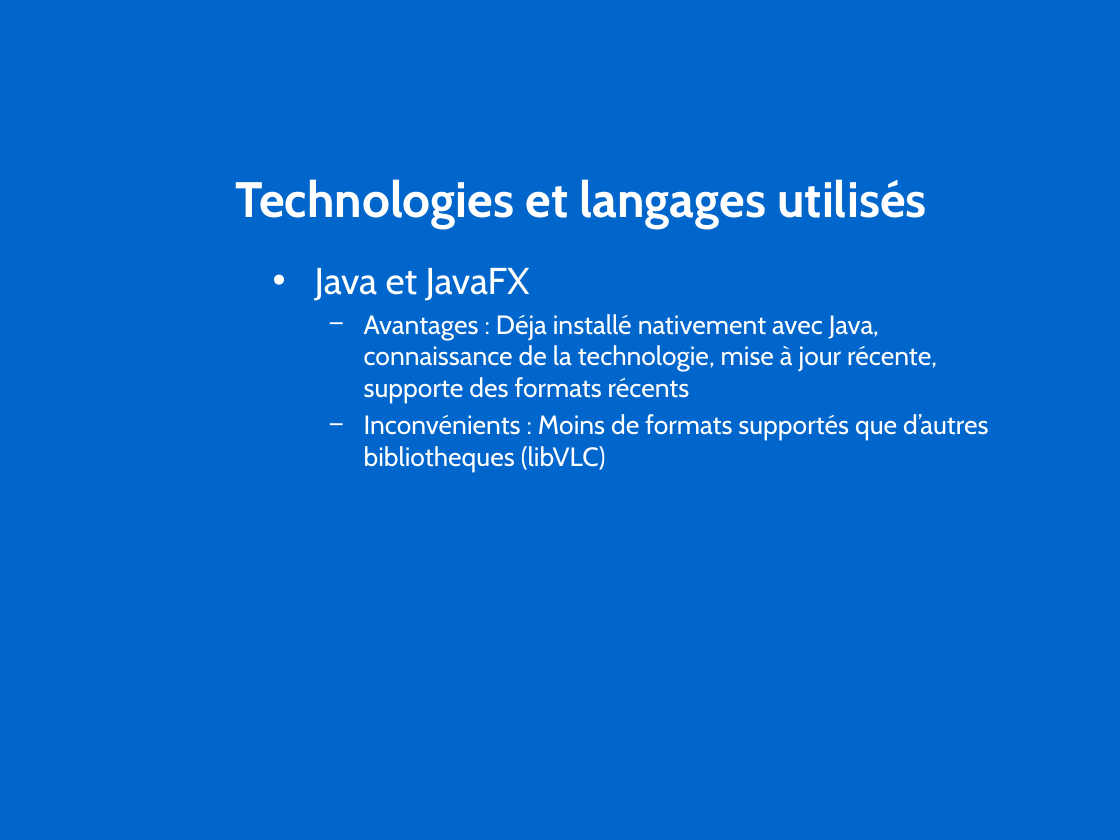
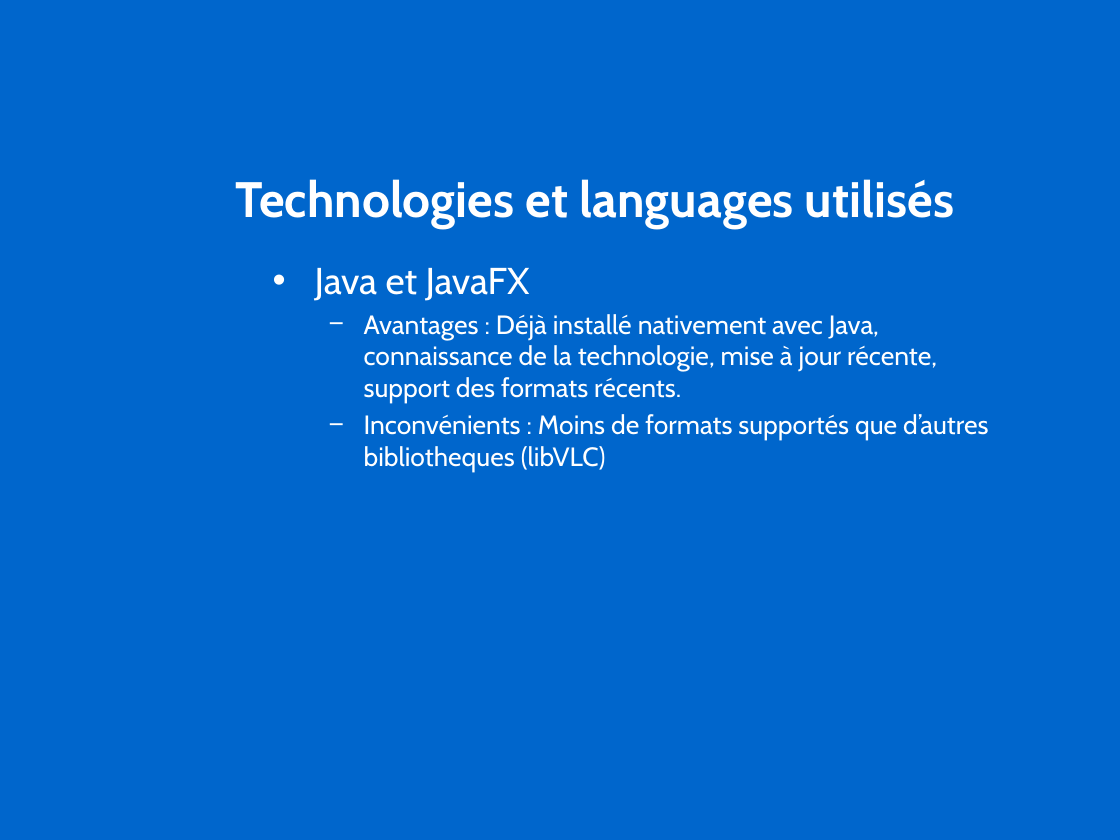
Before and after one commit to antoineNourZaf/PRO--OMP, a slide deck: slide 4 of Projet OMP.pptx. Drawn at 1120x840 pixels with LibreOffice and Linux fonts; fonts in the diff are those of the drawing; background and template pictures are left out. Boxes give left, top, right and bottom in pixels: in the first picture for what was removed or moved away, otherwise in the second. Text is boxed around its words. In the diff, an @@ line names an element or a change of style, - is before the commit and + after.

```diff
--- a/Projet OMP.pptx
+++ b/Projet OMP.pptx
@@ title at box(235, 179, 954, 228): text changed @@
-Technologies et langages utilisés
+Technologies et languages utilisés
@@ text at box(364, 314, 937, 403): text changed @@
-  − Avantages : Déja installé nativement avec Java, connaissance de la technologie, mise à jour récente, supporte des formats récents
+  − Avantages : Déjà installé nativement avec Java, connaissance de la technologie, mise à jour récente, support des formats récents.
```
Also in this commit, not shown: 5 other slides changed.
